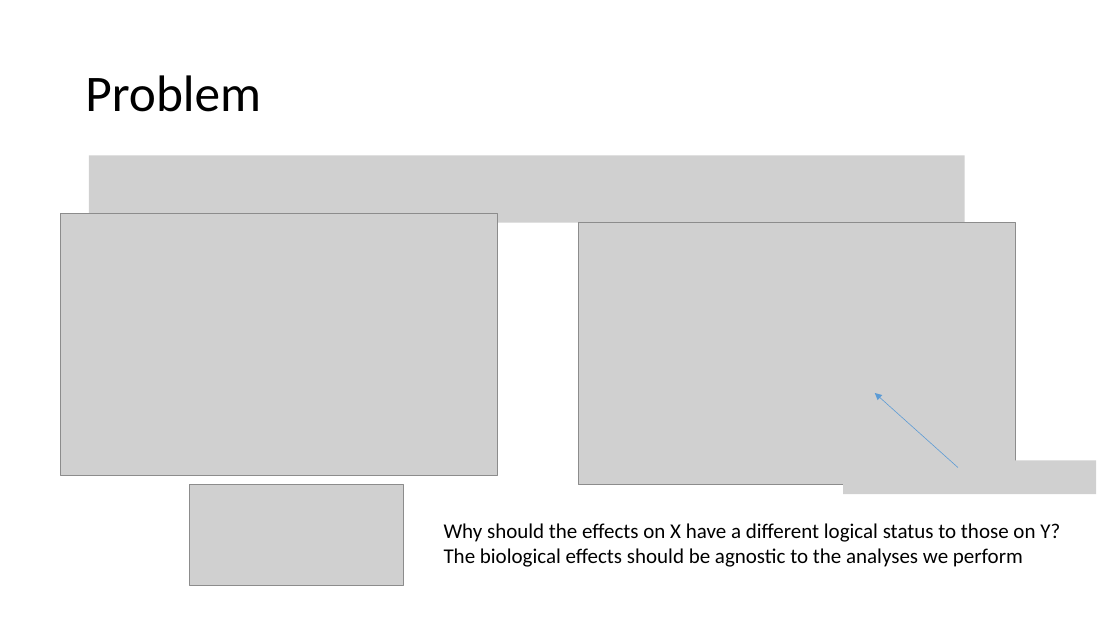
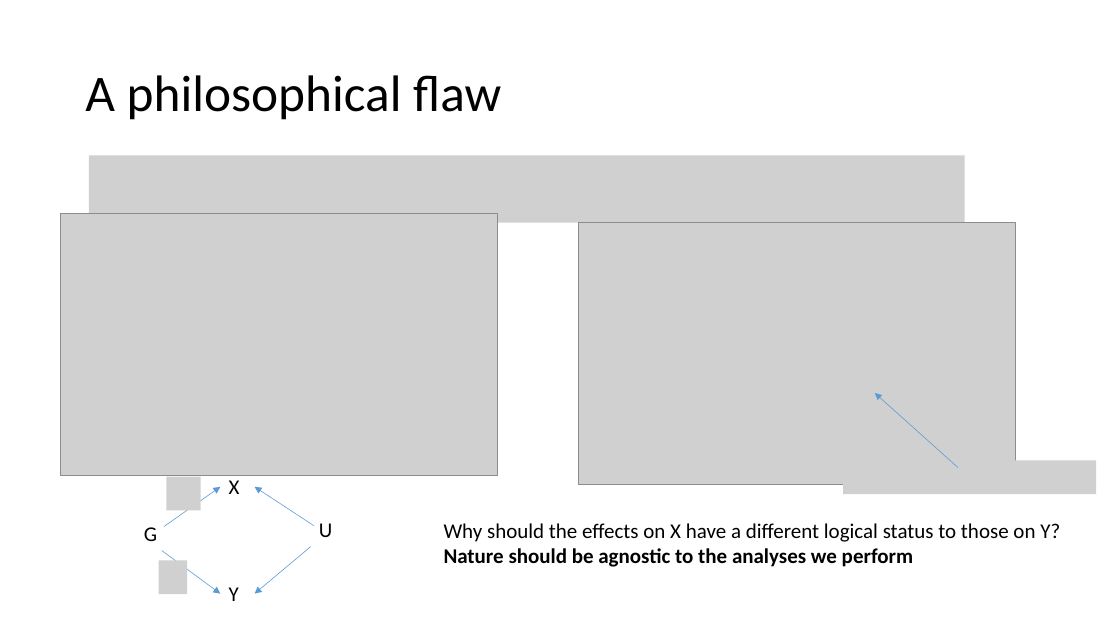
Before and after one commit to DudbridgeLab/mr-grip, a slide deck: slide 11 of GRIP.pptx (slide 7 before the commit). Drawn at 1120x630 pixels with LibreOffice and Linux fonts; fonts in the diff are those of the drawing; grey boxes stand for pictures. Boxes give left, top, right and bottom in pixels: in the first picture for what was removed or moved away, otherwise in the second. Text is boxed around its words. In the diff, an @@ line names an element or a change of style, - is before the commit and + after.

```diff
--- a/GRIP.pptx
+++ b/GRIP.pptx
@@ title at (85,75,501,120): text changed @@
-Problem
+A philosophical flaw
@@ picture added at (166,476,201,510) @@
@@ arrow added from (165, 527) to (220, 487), #5B9BD5 0.5 pt @@
@@ picture removed at (190,485,403,586) @@
@@ text added at (229,480,240,494), 18 pt, text #000000 @@
+X
@@ arrow added from (314, 526) to (255, 487), #5B9BD5 0.5 pt @@
@@ text added at (144,527,157,541), 18 pt, text #000000 @@
+G
@@ text added at (319,523,332,537), 18 pt, text #000000 @@
+U
@@ picture added at (159,560,187,594) @@
@@ arrow added from (162, 550) to (220, 594), #5B9BD5 0.5 pt @@
@@ arrow added from (311, 547) to (255, 594), #5B9BD5 0.5 pt @@
@@ text at (444,548,913,567): text changed; bold on @@
-The biological effects should be agnostic to the analyses we perform
+Nature should be agnostic to the analyses we perform
@@ text added at (229,587,239,601), 18 pt, text #000000 @@
+Y
```
Also in this commit, not shown: 6 other slides changed, 8 slides added, 5 slides removed, 1 other file.
